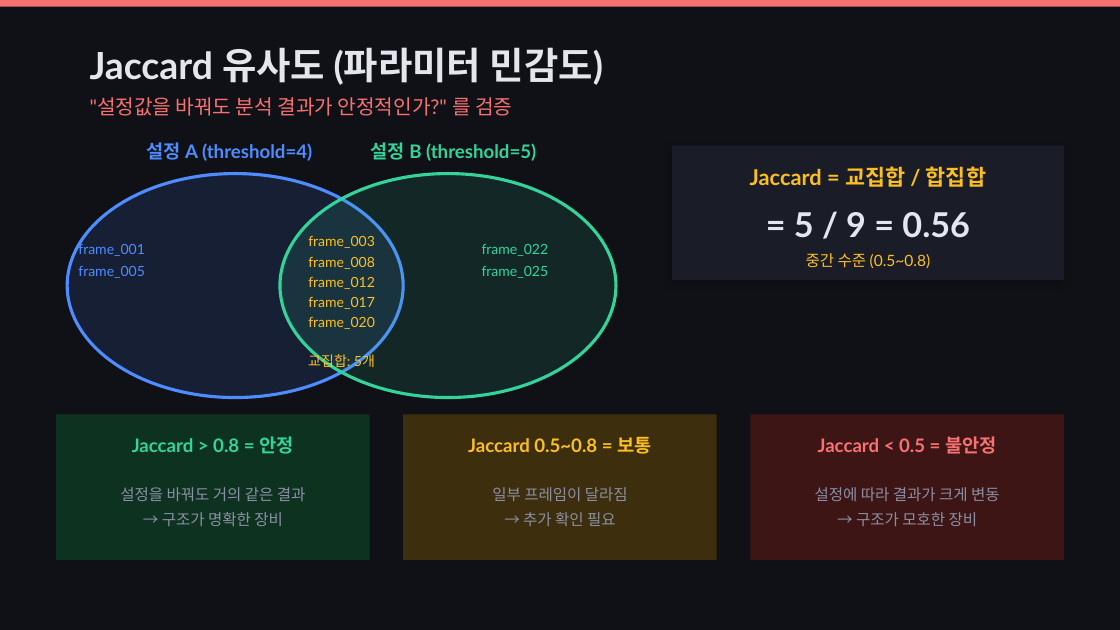
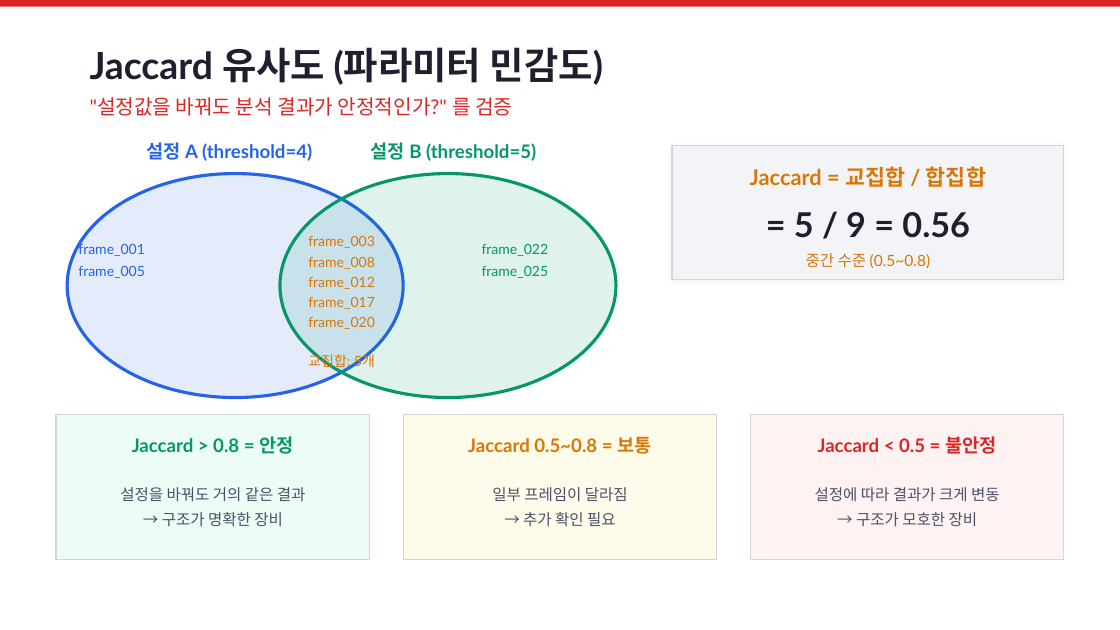
Before and after one commit to WorkforRPASolution/SnapShotScreener, a slide deck: slide 12 of SnapshotScreener_핵심기술_해설.pptx. Drawn at 1120x630 pixels with LibreOffice and Linux fonts; fonts in the diff are those of the drawing. Boxes give left, top, right and bottom in pixels: in the first picture for what was removed or moved away, otherwise in the second. Text is boxed around its words. In the diff, an @@ line names an element or a change of style, - is before the commit and + after.

```diff
--- a/SnapshotScreener_핵심기술_해설.pptx
+++ b/SnapshotScreener_핵심기술_해설.pptx
@@ background #0F1117 to #FFFFFF @@
@@ rectangle at [0,0,1120,7]: fill #F87171 to #DC2626 @@
@@ text "Jaccard 유사도 (파라미터 민감도)" at [90,47,603,85]: text colour #E4E6ED to #1E2030 @@
@@ text ""설정값을 바꿔도 분석 결과가 안정적인가?" ..." at [90,97,512,116]: text colour #F87171 to #DC2626 @@
@@ text "설정 A (threshold=4)" at [147,142,312,161]: text colour #4E8CFF to #2563EB @@
@@ rectangle at [672,146,1064,280]: fill #1A1D27 to #F3F4F8; outline none to #D1D5E0 0.75 pt; shadow changed @@
@@ ellipse at [67,174,403,398]: fill #4E8CFF at 12% opacity to #2563EB at 12% opacity; outline #4E8CFF 2 pt to #2563EB 2 pt @@
@@ ellipse at [280,174,616,398]: fill #34D399 at 12% opacity to #059669 at 12% opacity; outline #34D399 2 pt to #059669 2 pt @@
@@ text "= 5 / 9 = ..." at [794,212,970,238]: text colour #E4E6ED to #1E2030 @@
@@ text "frame_001" at [78,242,145,278]: text colour #4E8CFF to #2563EB @@
@@ rectangle at [56,414,370,560]: fill #0D3320 to #ECFDF5; outline none to #D1D5E0 0.75 pt @@
@@ rectangle at [403,414,717,560]: fill #3D2E0D to #FFFBEB; outline none to #D1D5E0 0.75 pt @@
@@ rectangle at [750,414,1064,560]: fill #3D1515 to #FEF2F2; outline none to #D1D5E0 0.75 pt @@
@@ text colour #34D399 to #059669 in 3 elements at [371,142,536,161], [482,244,549,278], [132,436,293,454] @@
@@ text colour #FBBF24 to #D97706 in 5 elements at [308,236,375,329], [308,353,375,371], [750,166,986,187], [806,253,931,268], [468,436,651,454] @@
@@ text "Jaccard < 0.5 = 불안정" at [818,436,996,454]: text colour #F87171 to #DC2626 @@
@@ text colour #8B8FA3 to #4B5068 in 3 elements at [120,487,306,526], [492,487,628,526], [815,487,1000,527] @@
```
Also in this commit, not shown: 13 other slides changed, 6 other files.
